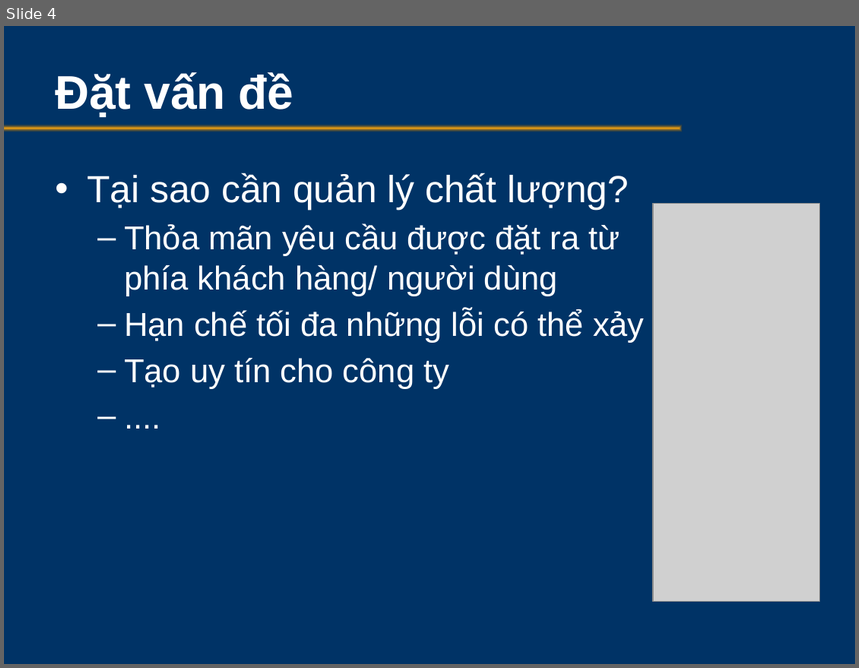
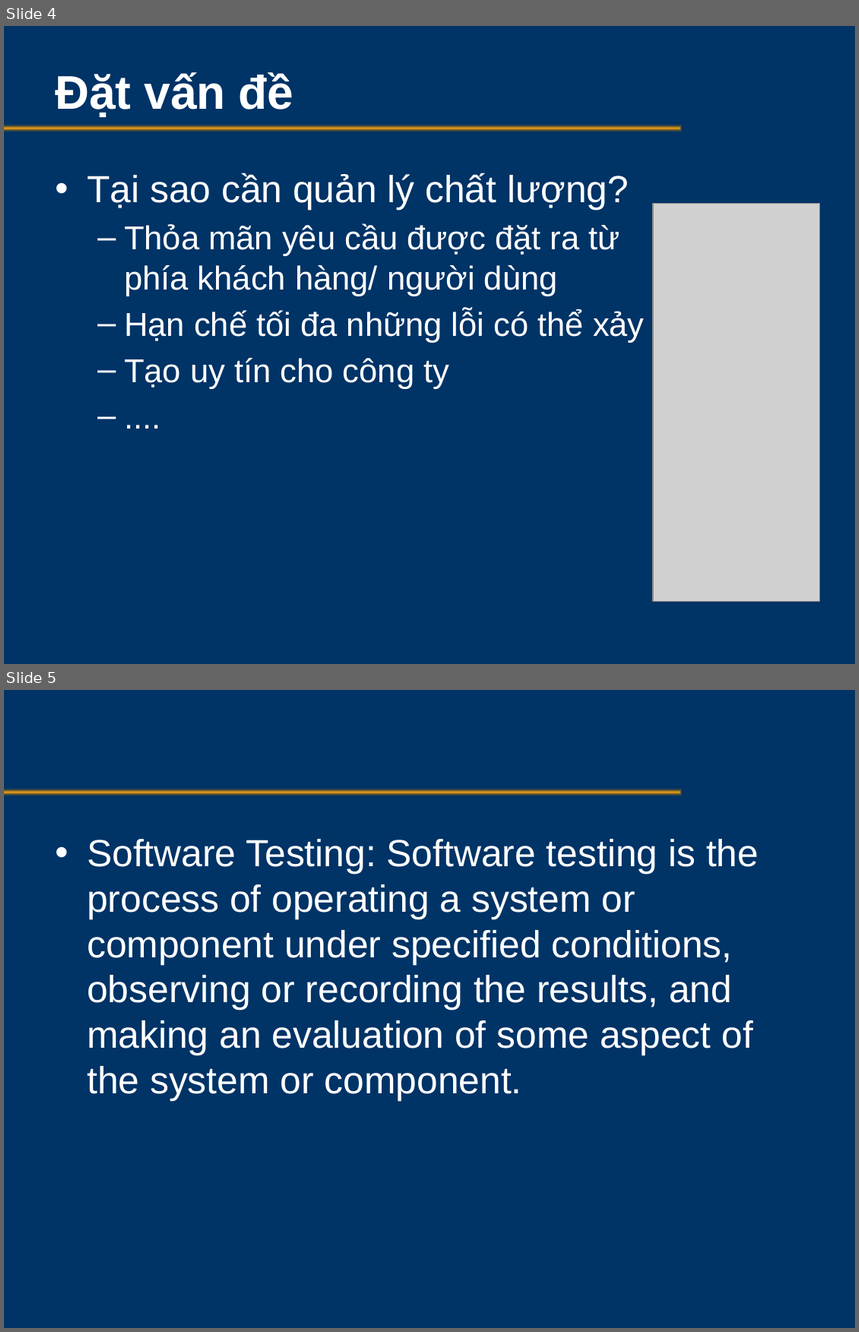
Before and after one commit to testervn/ka-caohoc, a slide deck: QA-QC/SoftwareTesting.pptx. Shown one above the other, each under a label of ours: slide 4 before the commit, slides 4 and 5 after it. The pictures are 859x668 and 859x1332 pixels, drawn with LibreOffice and Linux fonts; fonts in the diff are those of the drawing; grey boxes stand for pictures; background and template pictures are left out. Boxes give left, top, right and bottom in pixels: in the first picture for what was removed or moved away, otherwise in the second. Text is boxed around its words. In the diff, an @@ line names an element or a change of style, - is before the commit and + after.

```diff
--- a/QA-QC/SoftwareTesting.pptx
+++ b/QA-QC/SoftwareTesting.pptx
@@ slide 5 added at (x1=4, y1=690, x2=855, y2=1328), background picture (left out); not listed: 1 template element that a slide beside it also shows @@
@@ text added at (x1=87, y1=839, x2=759, y2=1101), 32 pt, text #FFFFFF @@
+• Software Testing: Software testing is the process of operating a system or component under specified conditions, observing or recording the results, and making an evaluation of some aspect of the system or component.
```
